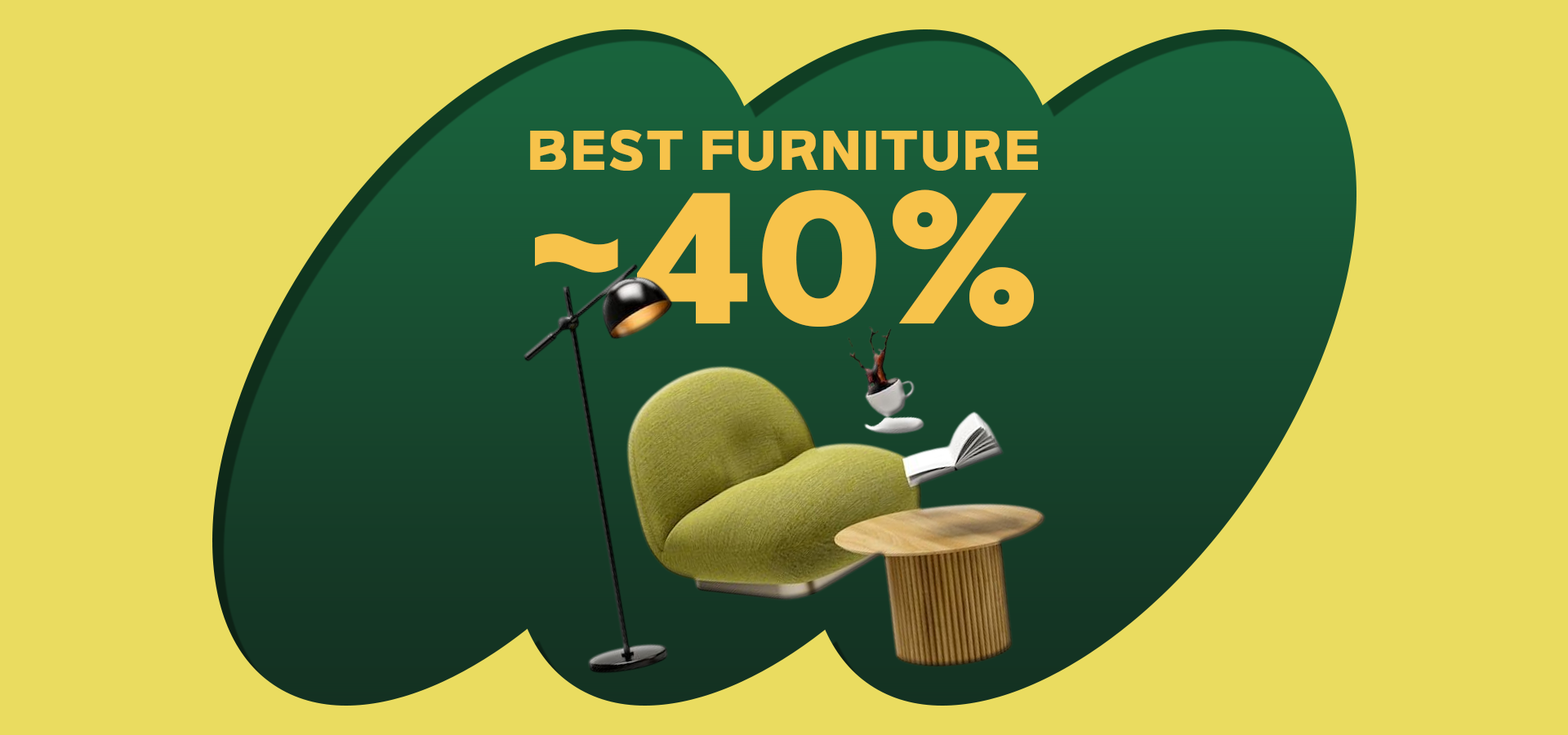
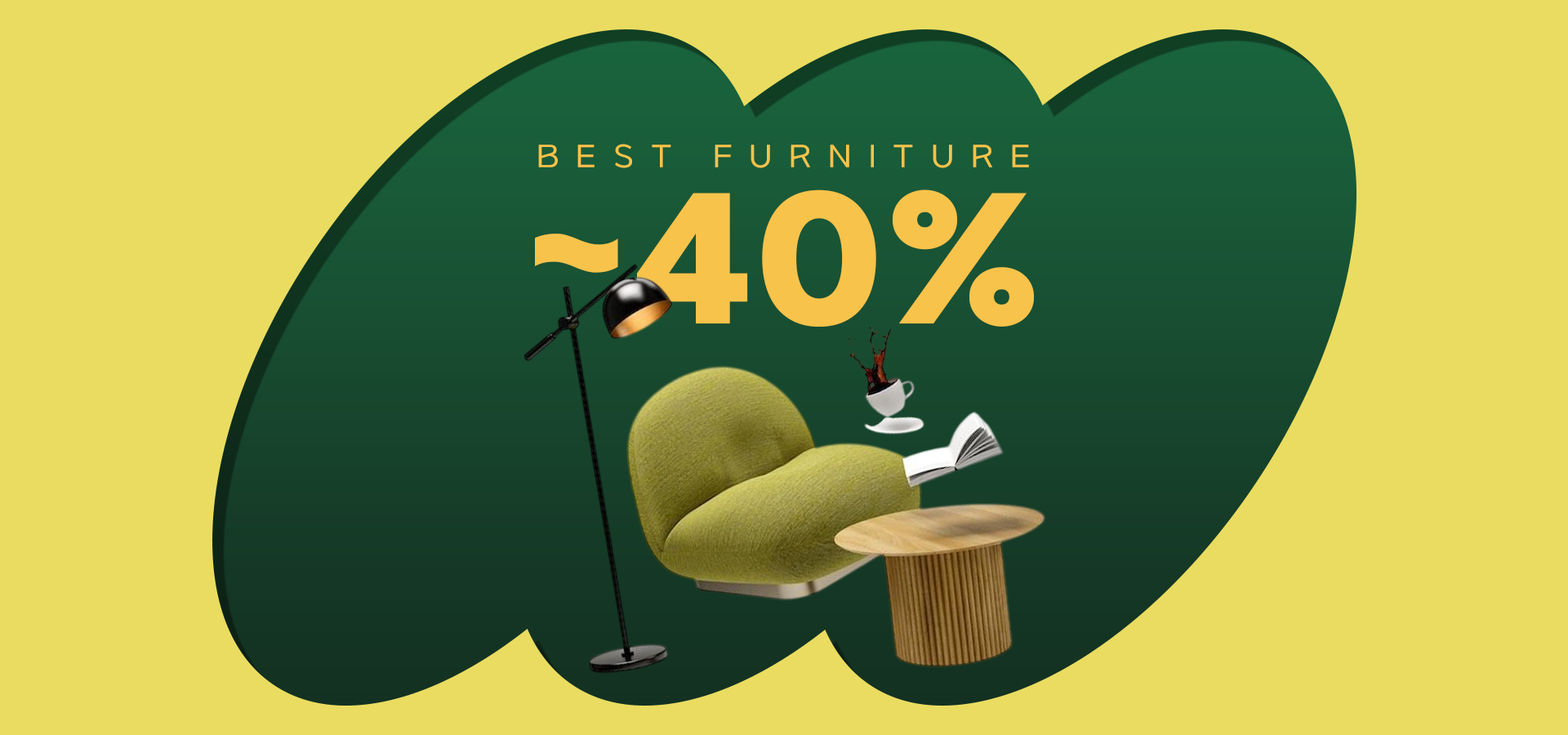
The second w=1568, h=735 image is a revision of the first. Changes to its layers:
painted on "BEST Furniture" over (530, 129, 1038, 171)